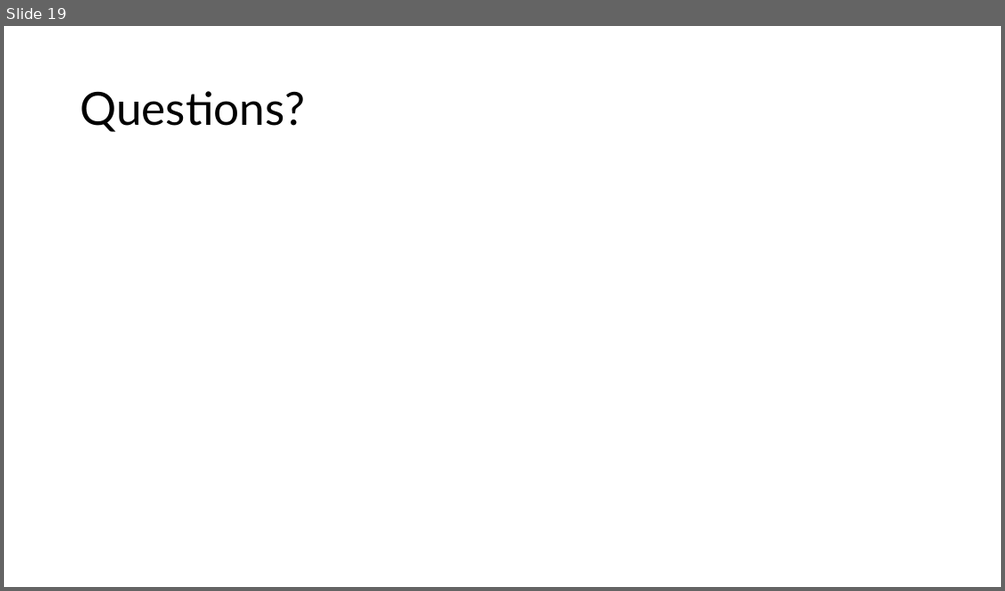
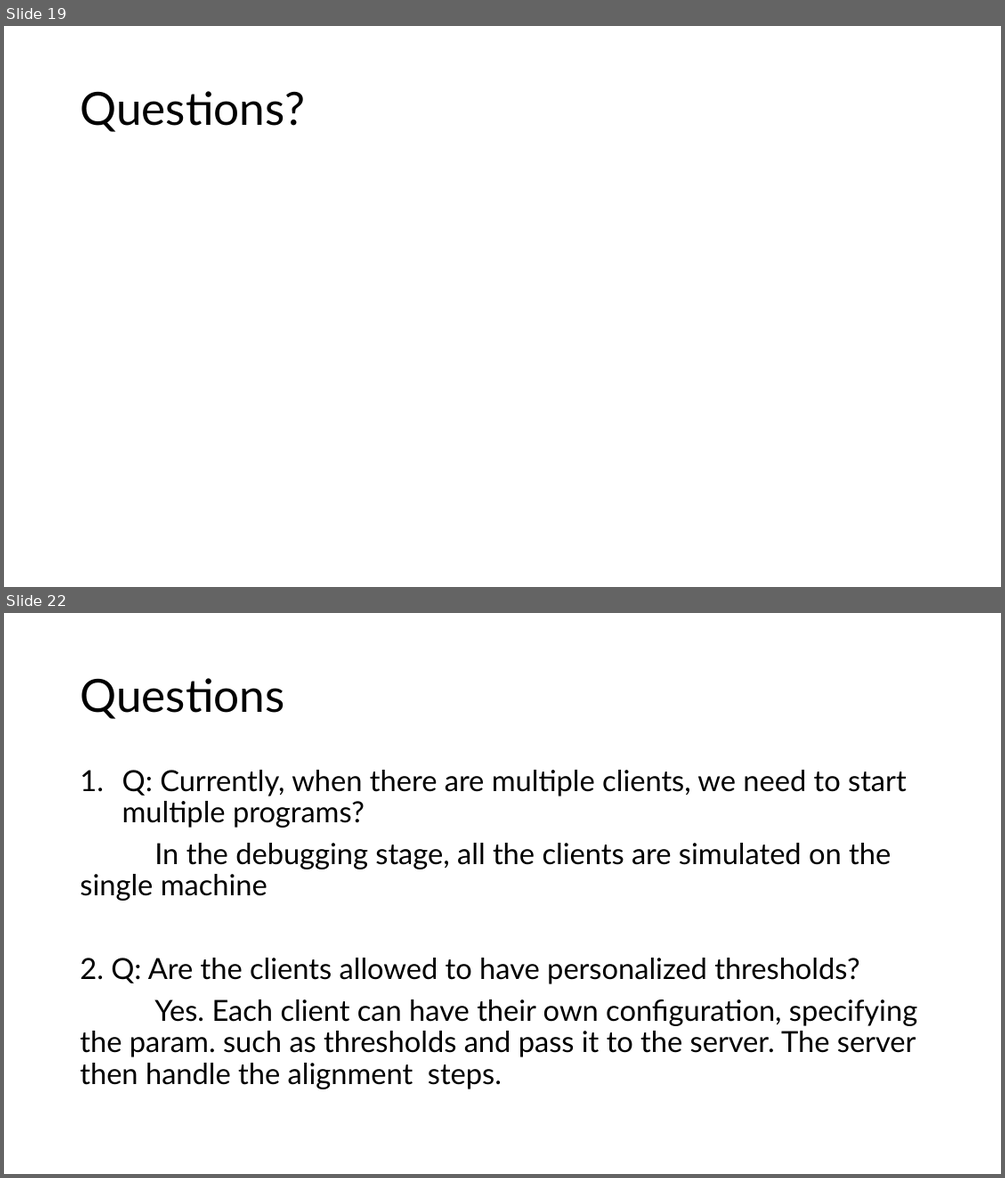
Before and after one commit to idsla/Fed-GWAS, a slide deck: pipeline/0321.pptx. Shown one above the other, each under a label of ours: slide 19 before the commit, slides 19 and 22 after it; the slides between them are not shown. The pictures are 1005x591 and 1005x1178 pixels, drawn with LibreOffice and Linux fonts; fonts in the diff are those of the drawing. Boxes give left, top, right and bottom in pixels: in the first picture for what was removed or moved away, otherwise in the second. Text is boxed around its words. In the diff, an @@ line names an element or a change of style, - is before the commit and + after.

```diff
--- a/pipeline/0321.pptx
+++ b/pipeline/0321.pptx
@@ slide 22 added at box(4, 613, 1001, 1174), background #FFFFFF @@
@@ title added at box(80, 678, 284, 719), 44 pt, text #000000 @@
+Questions
@@ text added at box(80, 770, 917, 1089), 28 pt, text #000000 @@
+1. Q: Currently, when there are multiple clients, we need to start multiple programs?
+In the debugging stage, all the clients are simulated on the single machine
+2. Q: Are the clients allowed to have personalized thresholds?
+Yes. Each client can have their own configuration, specifying the param. such as thresholds and pass it to the server. The server then handle the alignment steps.
```
Also in this commit, not shown: 3 slides changed, 3 other slides added.
